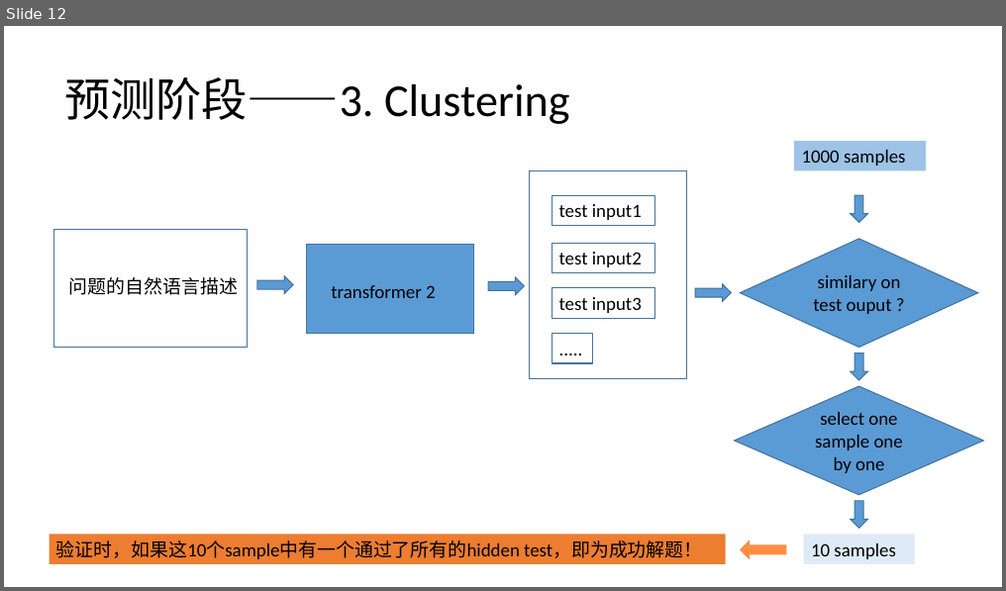
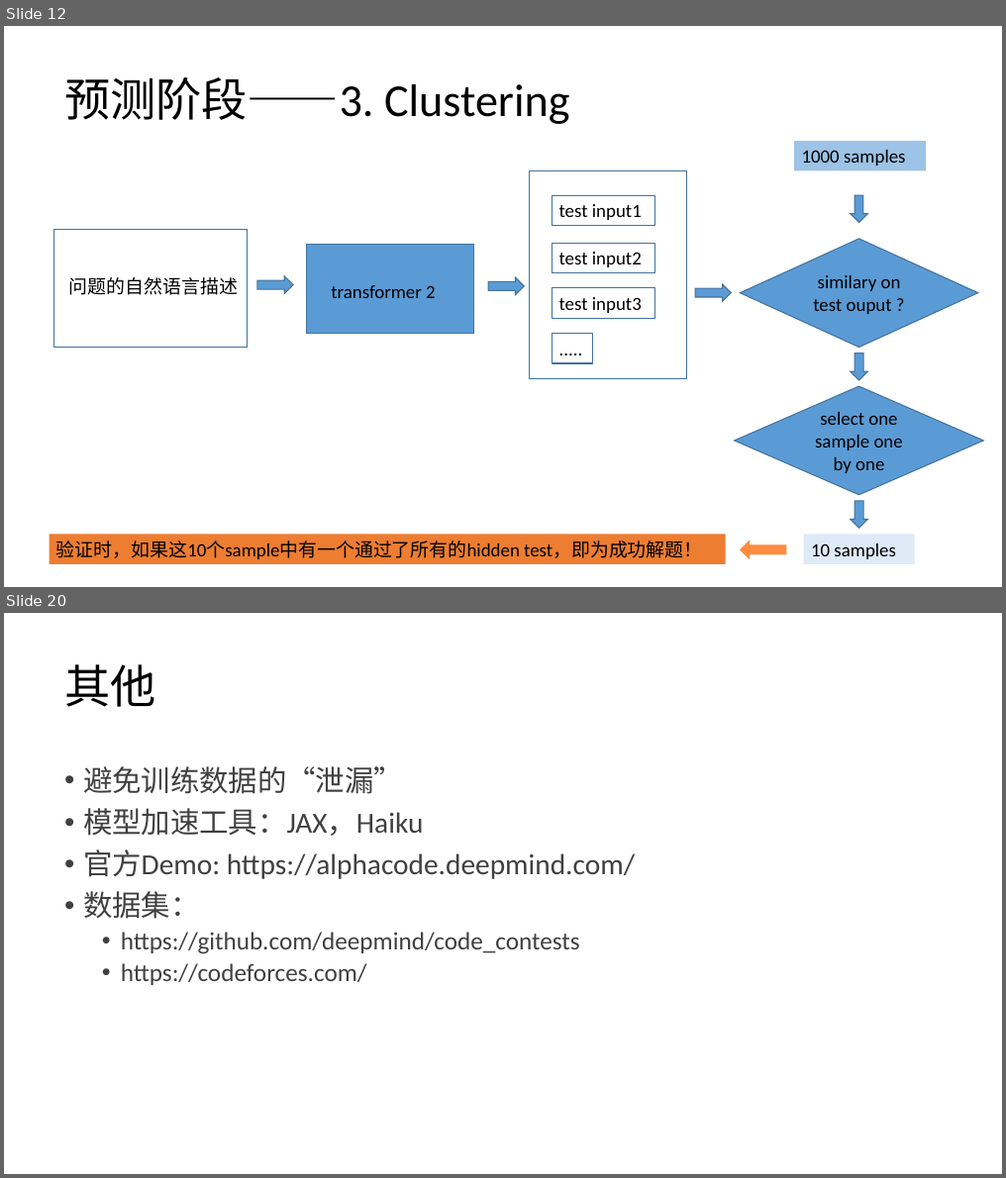
Before and after one commit to kevinva/paperReport, a slide deck: presentation/hezhi_AlphaCode.pptx. Shown one above the other, each under a label of ours: slide 12 before the commit, slides 12 and 20 after it; the slides between them are not shown. The pictures are 1006x591 and 1006x1178 pixels, drawn with LibreOffice and Linux fonts; fonts in the diff are those of the drawing. Boxes give left, top, right and bottom in pixels: in the first picture for what was removed or moved away, otherwise in the second. Text is boxed around its words. In the diff, an @@ line names an element or a change of style, - is before the commit and + after.

Commit message:
alphaCode ppt finish

```diff
--- a/presentation/hezhi_AlphaCode.pptx
+++ b/presentation/hezhi_AlphaCode.pptx
@@ slide 20 added at (4, 613, 1002, 1174), background #FFFFFF @@
@@ title added at (64, 664, 155, 707), 44 pt, text #000000 @@
+其他
@@ text added at (83, 766, 635, 985), 28 pt, text #404040 @@
+• 避免训练数据的“泄漏”
+• 模型加速工具：JAX，Haiku
+• 官方Demo: https://alphacode.deepmind.com/
+• 数据集：
+  • https://github.com/deepmind/code_contests
+  • https://codeforces.com/
```
Also in this commit, not shown: 1 slide changed, 7 other slides added.
